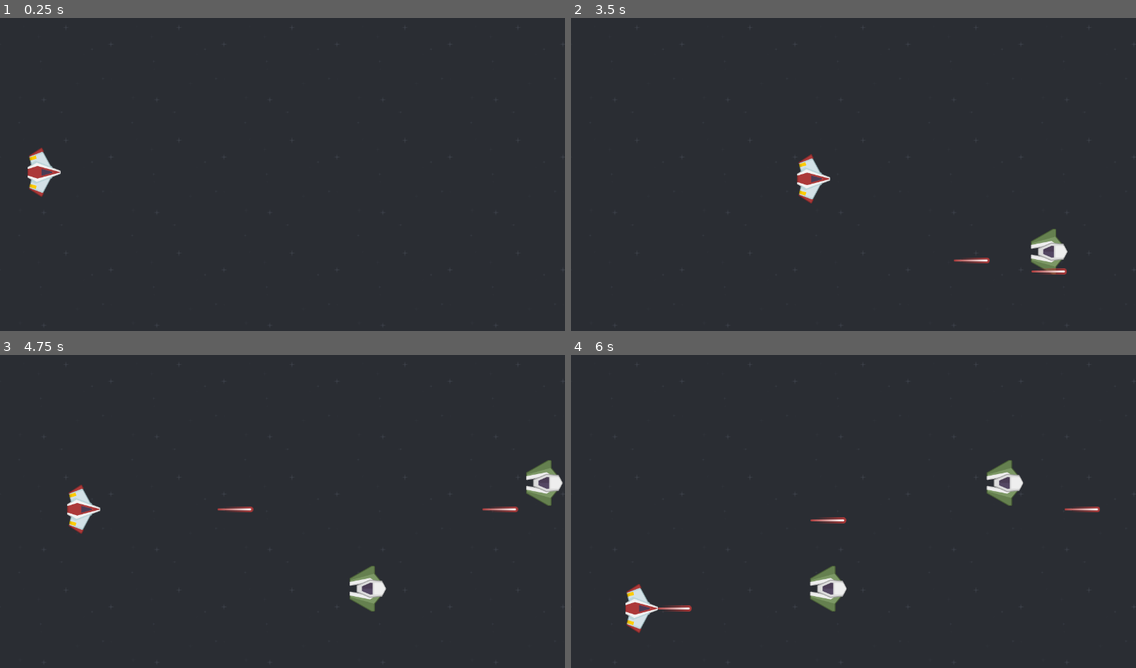
Above: before the commit, frames 1-4 (two rows, left to right).
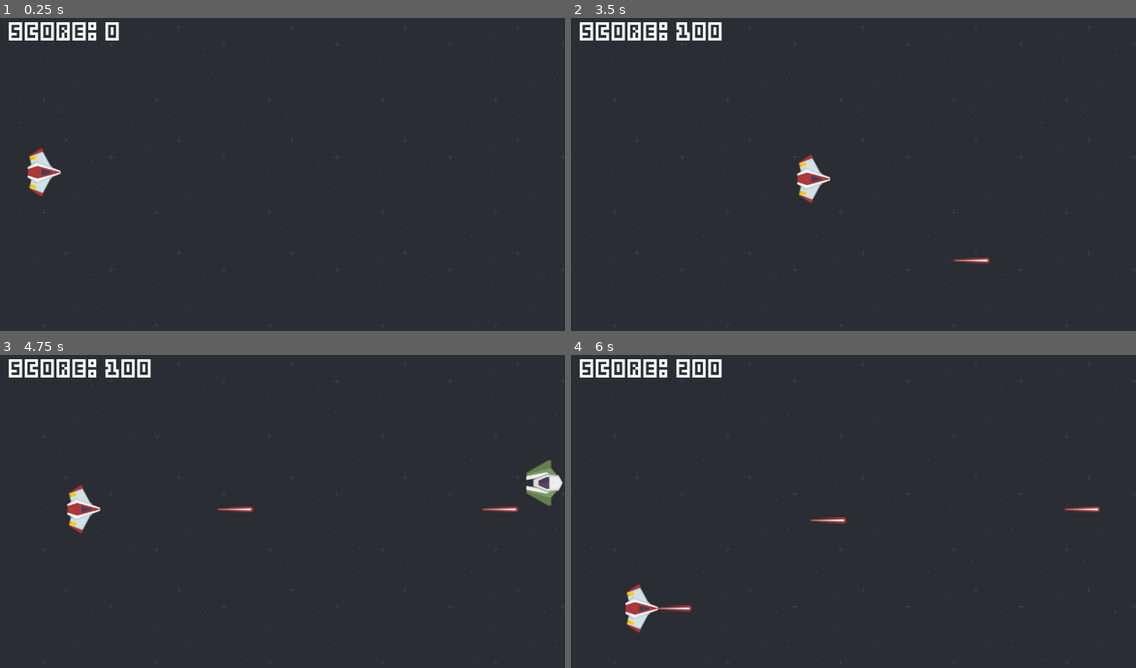
Above: after the commit, the same moments.

Repository: ardkoornstra/learning-godot-2d
Game: Godot game, scene res://scenes/game.tscn
Same seed, same stepped clock (60 frames per second), same inputs: the game is played once before the commit and once after it.
Inputs:
- Up to frame 1 (0.25 s): no input
- Up to frame 2 (3.5 s): tap Enter at 0.5 s; hold D (right) 0.53-1.28 s; tap Space (shoot) every 0.75 s from 0.6 to 2.85 s; hold S (down) 1.28-2.03 s; hold D (right) 2.03-2.78 s; hold W (up) from 2.78 s (still down)
- Up to frame 3 (4.75 s): release W (up) at 3.53 s; hold A (left) from 3.53 s (still down); tap Space (shoot) at 3.6, 4.35 s
- Up to frame 4 (6 s): release A (left) at 5.03 s; hold S (down) 5.03-5.78 s; tap Space (shoot) at 5.1, 5.85 s; hold D (right) from 5.78 s (still down)

The runs differ from the first frame. In frame 1, 0.7% of the frame differs, in the area x 1-22%, y 1-8%; in frame 2, 1.6%; in frame 3, 1.5%; in frame 4, 2.2%, in the area x 1-81%, y 1-82%.

Commit message:
collission handling and game logic

Diff:
--- a/AlienAttack/project.godot
+++ b/AlienAttack/project.godot
@@ -48,3 +48,9 @@
 "events": [Object(InputEventKey,"resource_local_to_scene":false,"resource_name":"","device":-1,"window_id":0,"alt_pressed":false,"shift_pressed":false,"ctrl_pressed":false,"meta_pressed":false,"pressed":false,"keycode":0,"physical_keycode":32,"key_label":0,"unicode":32,"echo":false,"script":null)
 ]
 }
+
+[layer_names]
+
+2d_physics/layer_1="player"
+2d_physics/layer_2="enemy"
+2d_physics/layer_3="laser"
--- a/AlienAttack/scenes/enemy.tscn
+++ b/AlienAttack/scenes/enemy.tscn
@@ -4,6 +4,8 @@
 [ext_resource type="Texture2D" uid="uid://c0bhxwabww7nv" path="res://assets/textures/enemyGreen2.png" id="1_su25l"]
 
 [node name="Enemy" type="Area2D"]
+collision_layer = 2
+collision_mask = 13
 script = ExtResource("1_cuaes")
 
 [node name="Sprite2D" type="Sprite2D" parent="."]
@@ -12,3 +14,5 @@
 
 [node name="CollisionPolygon2D" type="CollisionPolygon2D" parent="."]
 polygon = PackedVector2Array(-41, -23, -41, 23, 14, 53, 42, 0, 13, -52)
+
+[connection signal="body_entered" from="." to="." method="_on_body_entered"]
--- a/AlienAttack/scenes/game.tscn
+++ b/AlienAttack/scenes/game.tscn
@@ -1,10 +1,20 @@
-[gd_scene load_steps=4 format=3 uid="uid://j44emcw7fyr7"]
+[gd_scene load_steps=7 format=3 uid="uid://j44emcw7fyr7"]
 
 [ext_resource type="Texture2D" uid="uid://j6uwng0wpcse" path="res://assets/textures/blue.png" id="1_b4a5h"]
+[ext_resource type="Script" path="res://scripts/game.gd" id="1_f73ng"]
+[ext_resource type="PackedScene" uid="uid://dta7ax7paljp6" path="res://scenes/hud.tscn" id="2_6871m"]
 [ext_resource type="PackedScene" uid="uid://deal4gvv4rl35" path="res://scenes/player.tscn" id="2_hilvr"]
 [ext_resource type="PackedScene" uid="uid://bq54ij3ejlvim" path="res://scenes/enemy_spawner.tscn" id="3_mkrjs"]
 
+[sub_resource type="RectangleShape2D" id="RectangleShape2D_r2to4"]
+size = Vector2(20, 14.3364)
+
 [node name="Game" type="Node2D"]
+script = ExtResource("1_f73ng")
+
+[node name="UI" type="CanvasLayer" parent="."]
+
+[node name="HUD" parent="UI" instance=ExtResource("2_6871m")]
 
 [node name="Background" type="TextureRect" parent="."]
 z_index = -1
@@ -20,3 +30,16 @@
 position = Vector2(100, 360)
 
 [node name="EnemySpawner" parent="." instance=ExtResource("3_mkrjs")]
+
+[node name="Deathzone" type="Area2D" parent="."]
+collision_layer = 8
+collision_mask = 2
+
+[node name="CollisionShape2D" type="CollisionShape2D" parent="Deathzone"]
+position = Vector2(-367, 371)
+scale = Vector2(5, 70)
+shape = SubResource("RectangleShape2D_r2to4")
+
+[connection signal="tookDamage" from="Player" to="." method="_on_player_took_damage"]
+[connection signal="enemySpawned" from="EnemySpawner" to="." method="_on_enemy_spawner_enemy_spawned"]
+[connection signal="area_entered" from="Deathzone" to="." method="_on_deathzone_area_entered"]
--- /dev/null
+++ b/AlienAttack/scenes/hud.tscn
@@ -0,0 +1,25 @@
+[gd_scene load_steps=4 format=3 uid="uid://dta7ax7paljp6"]
+
+[ext_resource type="FontFile" uid="uid://2vn78f04sj6w" path="res://assets/fonts/Kenney Blocks.ttf" id="1_s7klh"]
+[ext_resource type="Script" path="res://scripts/hud.gd" id="1_xjpkb"]
+
+[sub_resource type="LabelSettings" id="LabelSettings_uu8nr"]
+font = ExtResource("1_s7klh")
+font_size = 48
+
+[node name="HUD" type="Control"]
+layout_mode = 3
+anchors_preset = 15
+anchor_right = 1.0
+anchor_bottom = 1.0
+grow_horizontal = 2
+grow_vertical = 2
+script = ExtResource("1_xjpkb")
+
+[node name="Score" type="Label" parent="."]
+layout_mode = 0
+offset_left = 20.0
+offset_right = 347.0
+offset_bottom = 72.0
+text = "SCORE: 000"
+label_settings = SubResource("LabelSettings_uu8nr")
--- a/AlienAttack/scenes/laser.tscn
+++ b/AlienAttack/scenes/laser.tscn
@@ -10,6 +10,8 @@
 [node name="Laser" type="Area2D"]
 z_index = 1
 z_as_relative = false
+collision_layer = 4
+collision_mask = 2
 script = ExtResource("1_jw2pw")
 
 [node name="Sprite2D" type="Sprite2D" parent="."]
@@ -24,4 +26,5 @@
 [node name="VisibleOnScreenNotifier2D" type="VisibleOnScreenNotifier2D" parent="."]
 position = Vector2(-31, 0)
 
+[connection signal="area_entered" from="." to="." method="_on_area_entered"]
 [connection signal="screen_exited" from="VisibleOnScreenNotifier2D" to="." method="_on_visible_on_screen_notifier_2d_screen_exited"]
--- a/AlienAttack/scenes/player.tscn
+++ b/AlienAttack/scenes/player.tscn
@@ -5,6 +5,7 @@
 
 [node name="Player" type="CharacterBody2D"]
 z_index = 5
+collision_mask = 2
 motion_mode = 1
 script = ExtResource("1_ijjtt")
 
--- a/AlienAttack/scripts/enemy.gd
+++ b/AlienAttack/scripts/enemy.gd
@@ -1,6 +1,19 @@
 extends Area2D
+
+signal killed
 
 @export var speed: int = 200
 
 func _physics_process(delta):
 	global_position.x -= speed * delta
+
+func die():
+	queue_free()
+
+func kill():
+	queue_free()
+	killed.emit()
+
+func _on_body_entered(body):
+	body.damage()
+	die()
--- a/AlienAttack/scripts/enemy_spawner.gd
+++ b/AlienAttack/scripts/enemy_spawner.gd
@@ -1,4 +1,6 @@
 extends Node2D
+
+signal enemySpawned(instance)
 
 var enemyScene = preload("res://scenes/enemy.tscn")
 @onready var spawners = $Spawners
@@ -11,4 +13,4 @@
 	var selectedSpawner = spawnersArray.pick_random()
 	var enemyInstance = enemyScene.instantiate()
 	enemyInstance.global_position = selectedSpawner.global_position
-	add_child(enemyInstance)
+	enemySpawned.emit(enemyInstance)
--- /dev/null
+++ b/AlienAttack/scripts/game.gd
@@ -0,0 +1,26 @@
+extends Node2D
+
+var lives: int = 3
+var score: int = 0
+
+@onready var player: Node = $Player
+@onready var hud: Node = $UI/HUD
+
+func _ready():
+	hud.setScoreLabel(score)
+
+func _on_deathzone_area_entered(area):
+	area.die()
+
+func _on_player_took_damage():
+	lives -= 1
+	if lives == 0:
+		player.die()
+
+func _on_enemy_spawner_enemy_spawned(instance):
+	add_child(instance)
+	instance.killed.connect(_on_enemy_killed)
+
+func _on_enemy_killed():
+	score += 100
+	hud.setScoreLabel(score)
--- /dev/null
+++ b/AlienAttack/scripts/hud.gd
@@ -0,0 +1,6 @@
+extends Control
+
+@onready var score: Node = $Score
+
+func setScoreLabel(newScore):
+	score.text = "SCORE: " + str(newScore)
--- a/AlienAttack/scripts/laser.gd
+++ b/AlienAttack/scripts/laser.gd
@@ -5,6 +5,9 @@
 func _physics_process(delta):
 	global_position.x += speed * delta
 
-
 func _on_visible_on_screen_notifier_2d_screen_exited():
 	queue_free()
+
+func _on_area_entered(area):
+	queue_free()
+	area.kill()
--- a/AlienAttack/scripts/player.gd
+++ b/AlienAttack/scripts/player.gd
@@ -1,8 +1,10 @@
 extends CharacterBody2D
 
-var speed = 300
+signal tookDamage
+
+var speed: int = 300
 var laserScene = preload("res://scenes/laser.tscn")
-@onready var containerNode = $LaserContainer
+@onready var containerNode: Node = $LaserContainer
 
 func _process(delta):
 	if Input.is_action_just_pressed("shoot"):
@@ -23,7 +25,7 @@
 
 	move_and_slide()
 
-	var screenSize = get_viewport_rect().size
+	var screenSize: Vector2 = get_viewport_rect().size
 	global_position = global_position.clamp(Vector2(0,0),Vector2(screenSize.x*0.7,screenSize.y))
 
 
@@ -32,3 +34,9 @@
 	laserInstance.global_position = global_position
 	laserInstance.global_position.x += 50
 	containerNode.add_child(laserInstance)
+
+func damage():
+	tookDamage.emit()
+
+func die():
+	queue_free()
